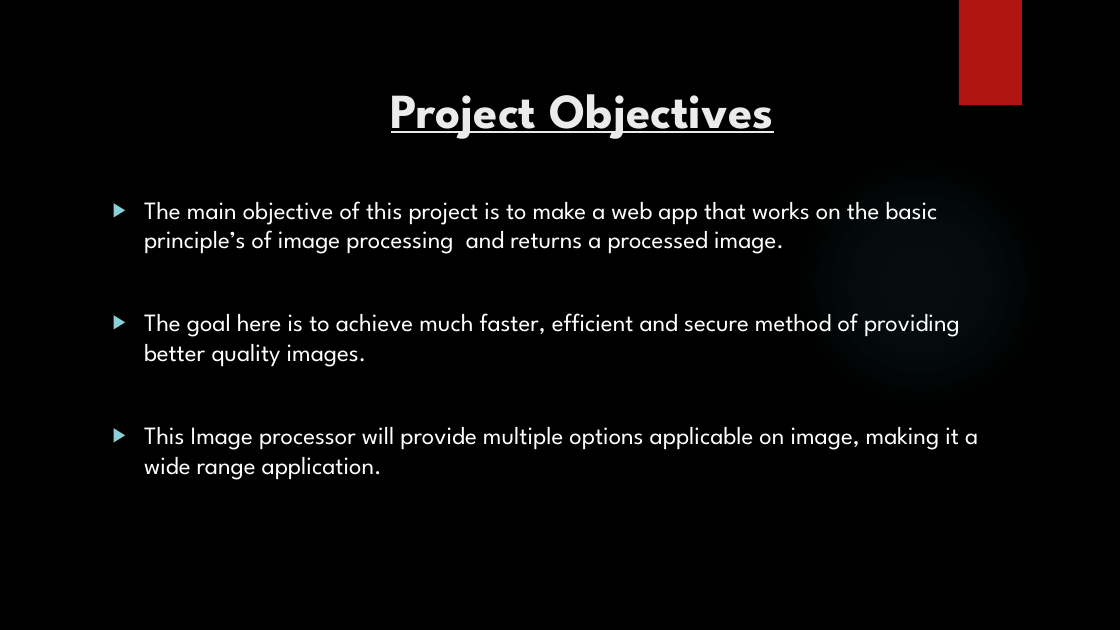
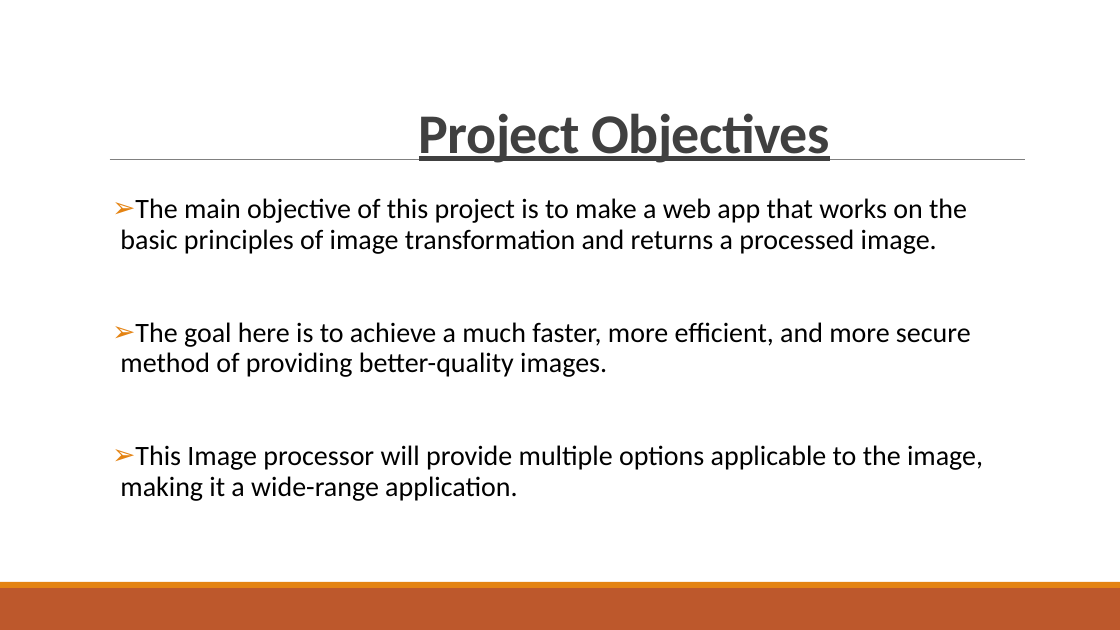
Before and after one commit to mstomar698/pictoral, a slide deck: slide 8 of proj-images/minor-project-report-1.pptx. Drawn at 1120x630 pixels with LibreOffice and Linux fonts; fonts in the diff are those of the drawing; background and template pictures are left out. Boxes give left, top, right and bottom in pixels: in the first picture for what was removed or moved away, otherwise in the second. Text is boxed around its words. In the diff, an @@ line names an element or a change of style, - is before the commit and + after.

```diff
--- a/proj-images/minor-project-report-1.pptx
+++ b/proj-images/minor-project-report-1.pptx
@@ background picture (left out) to #FFFFFF @@
@@ rectangle removed at (959, 0, 1021, 105) @@
@@ title "Project Objectives" at (419, 113, 829, 163): size 31.5 to 36 pt, font League Spartan to Calibri, text colour #EBEBEB to #404040, letter spacing 0 to -0.4 pt; line spacing 1 to 0.85; vertical alignment top to bottom @@
@@ line added from (110, 160) to (1025, 160), #808080 0.5 pt @@
@@ ellipse removed at (791, 155, 1049, 413) @@
@@ text at (120, 198, 983, 501): text changed; size 16 to 18 pt; font League Spartan to Calibri; text colour #FFFFFF to #000000 @@
-▶ The main objective of this project is to make a web app that works on the basic principle’s of image processing and returns a processed image.
-▶ The goal here is to achieve much faster, efficient and secure method of providing better quality images.
-▶ This Image processor will provide multiple options applicable on image, making it a wide range application.
+➢ The main objective of this project is to make a web app that works on the basic principles of image transformation and returns a processed image.
+➢ The goal here is to achieve a much faster, more efficient, and more secure method of providing better-quality images.
+➢ This Image processor will provide multiple options applicable to the image, making it a wide-range application.
@@ rectangle added at (0, 588, 1120, 630), fill #BD582C @@
@@ rectangle added at (0, 582, 1120, 588), fill #E48312 @@
```
Also in this commit, not shown: 13 other slides changed, 3 other files.
